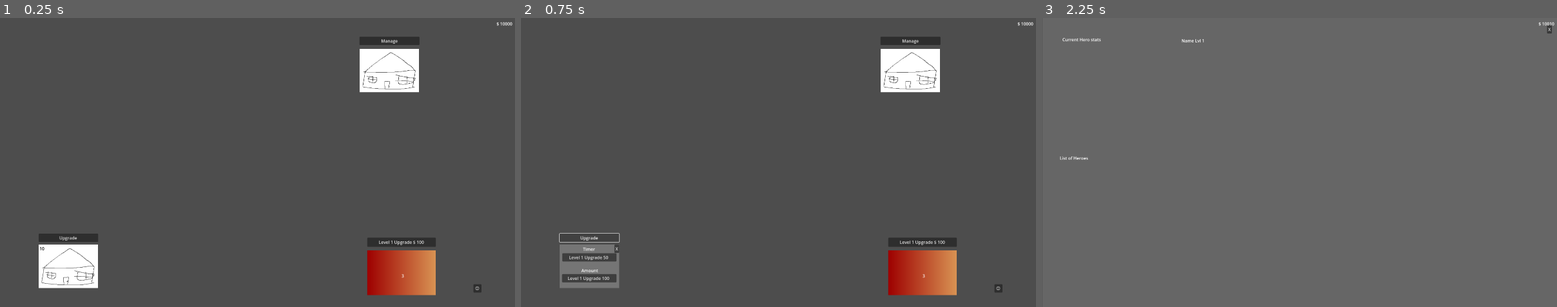
Above: before the commit, frames 1-3 (left to right).
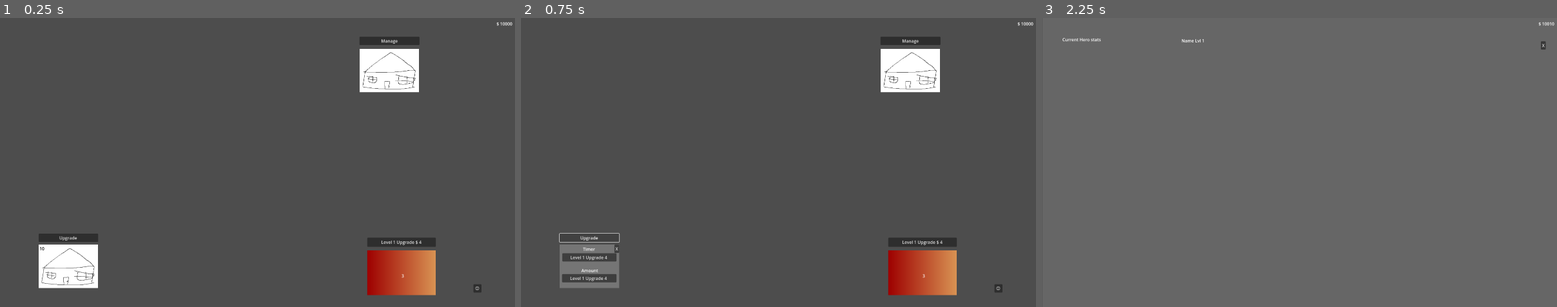
Above: after the commit, the same moments.

Repository: chaurunda/ClickerGodot
Game: Godot game, scene res://main.tscn
Same seed, same stepped clock (60 frames per second), same inputs: the game is played once before the commit and once after it.
Inputs:
- Up to frame 1 (0.25 s): no input
- Up to frame 2 (0.75 s): click "Upgrade" at 0.5 s
- Up to frame 3 (2.25 s): click "X" at 1.25 s; click "😊" at 2 s

The runs differ from the first frame. In frame 1, less than 0.1% of the frame differs, in the area x 73-83%, y 77-79%; in frame 2, 0.2%, in the area x 9-83%, y 77-92%; in frame 3, less than 0.1%.

Commit message:
feat: Update MoneyManager class to autoload and fix Farm button label update

Diff:
--- a/components/Farm/Farm.gd
+++ b/components/Farm/Farm.gd
@@ -33,4 +33,6 @@
 		updateButtonLabel()
 
 func updateButtonLabel():
+	print(farmBuilding.getCostPerLevel())
+	print(farmBuilding.buildingLevel)
 	upgradeButton.text = "Level %d Upgrade $ %d" % [farmBuilding.buildingLevel, farmBuilding.getCostPerLevel()]
--- a/components/Heroes/Heroes.tscn
+++ /dev/null
@@ -1,68 +0,0 @@
-[gd_scene load_steps=6 format=3 uid="uid://dy0q1jcldfc2u"]
-
-[ext_resource type="Script" path="res://components/Heroes/Heroes.gd" id="1_n2tcv"]
-
-[sub_resource type="Gradient" id="Gradient_ho6t5"]
-colors = PackedColorArray(0.4, 0.4, 0.4, 1, 0.4, 0.4, 0.4, 1)
-
-[sub_resource type="GradientTexture2D" id="GradientTexture2D_odenv"]
-gradient = SubResource("Gradient_ho6t5")
-
-[sub_resource type="Gradient" id="Gradient_2frg1"]
-colors = PackedColorArray(0.321728, 0.321728, 0.321728, 1, 0.321569, 0.321569, 0.321569, 1)
-
-[sub_resource type="GradientTexture2D" id="GradientTexture2D_t8mri"]
-gradient = SubResource("Gradient_2frg1")
-
-[node name="Heroes" type="Node2D"]
-script = ExtResource("1_n2tcv")
-
-[node name="Sprite2D" type="Sprite2D" parent="."]
-position = Vector2(960.499, 542.499)
-scale = Vector2(29.9844, 16.9844)
-texture = SubResource("GradientTexture2D_odenv")
-metadata/_edit_lock_ = true
-
-[node name="ListOfHeroesLabel" type="Label" parent="."]
-offset_left = 66.0
-offset_top = 512.0
-offset_right = 173.0
-offset_bottom = 535.0
-text = "List of Heroes
-"
-
-[node name="CurrentHeroStatLabel" type="Label" parent="."]
-offset_left = 76.0
-offset_top = 69.0
-offset_right = 220.0
-offset_bottom = 92.0
-text = "Current Hero stats"
-
-[node name="NameLabel" type="Label" parent="."]
-offset_left = 520.0
-offset_top = 73.0
-offset_right = 606.0
-offset_bottom = 96.0
-grow_horizontal = 2
-text = "Name Lvl 1
-"
-
-[node name="ListOfHeroZone" type="Node2D" parent="."]
-position = Vector2(64, 543)
-scale = Vector2(2.045, 2.045)
-metadata/_edit_group_ = true
-
-[node name="Sprite2D" type="Sprite2D" parent="ListOfHeroZone"]
-visible = false
-position = Vector2(251.834, 22.4939)
-scale = Vector2(7.86553, 0.691015)
-texture = SubResource("GradientTexture2D_t8mri")
-
-[node name="CloseButton" type="Button" parent="."]
-offset_left = 1883.0
-offset_top = 27.0
-offset_right = 1901.0
-offset_bottom = 58.0
-text = "X"
-
-[connection signal="pressed" from="CloseButton" to="." method="_on_close_button_pressed"]
--- a/components/Heroes/Heroes.gd
+++ b/components/HeroesScreen/HeroesScreen.gd
@@ -1,9 +1,9 @@
-extends Node2D
+extends Control
 
 @onready var listOfHeroLabel = $ListOfHeroesLabel
 @onready var nameLabel = $NameLabel
 @onready var currentHeroStatsLabel = $CurrentHeroStatLabel
-@onready var listOfHeroZone = $ListOfHeroZone
+@onready var listOfHeroZone = $MarginContainer/ListOfHeroZone
 
 @onready var heroes = HeroManager.getListOfHeroes()
 
@@ -11,19 +11,12 @@
 
 func _on_display_heroes_button_pressed():
 	self.visible = true
-	var i = 1
 
 	for hero in GameState.obtainedHeroes:
-		var node2d = Node2D.new()
 		var heroButton = preload("res://components/HeroButton/HeroButton.tscn").instantiate()
 		heroButton.currentHeroId = hero.uuid
 		heroButton.text = hero.heroName
-		var newPosition = Vector2( margin +((node2d.position.x + heroButton.get_size().x )* i ), margin +(node2d.position.y + heroButton.get_size().y + margin ))
-		heroButton.position = newPosition
-		node2d.add_child(heroButton)
-		i += 1
-		listOfHeroZone.add_child(node2d)
-
+		listOfHeroZone.add_child(heroButton)
 
 func _ready():
 	GlobalEventBus.connect("newHeroObtained", displayHeroes)
@@ -33,8 +26,7 @@
 
 func displayHeroes():
 	var listOfHeros = HeroManager.getListOfHeroes()
-	for hero in listOfHeros:
-		listOfHeroLabel.text += hero.heroName + "\n"
+	print(listOfHeros[0])
 	setCurrentHeroSelected(listOfHeros[0])
 
 func setCurrentHeroSelected(hero: Hero):
@@ -52,7 +44,6 @@
 func updateHeroStatsLabel(currentHero: Hero):
 	currentHeroStatsLabel.text = "Health: %s\nAttack: %s\nArmor: %s" % [currentHero.currentStats.health, currentHero.currentStats.attack, currentHero.currentStats.armor]
 
-
 func _on_close_button_pressed():
 	self.visible = false
 	for child in listOfHeroZone.get_children():
--- /dev/null
+++ b/components/HeroesScreen/HeroesScreen.tscn
@@ -0,0 +1,57 @@
+[gd_scene load_steps=4 format=3 uid="uid://dy0q1jcldfc2u"]
+
+[ext_resource type="Script" path="res://components/HeroesScreen/HeroesScreen.gd" id="1_n2tcv"]
+
+[sub_resource type="Gradient" id="Gradient_ho6t5"]
+colors = PackedColorArray(0.4, 0.4, 0.4, 1, 0.4, 0.4, 0.4, 1)
+
+[sub_resource type="GradientTexture2D" id="GradientTexture2D_odenv"]
+gradient = SubResource("Gradient_ho6t5")
+
+[node name="Heroes" type="Control"]
+layout_mode = 3
+anchors_preset = 0
+script = ExtResource("1_n2tcv")
+
+[node name="Sprite2D" type="Sprite2D" parent="."]
+position = Vector2(960.499, 542.499)
+scale = Vector2(29.9844, 16.9844)
+texture = SubResource("GradientTexture2D_odenv")
+metadata/_edit_lock_ = true
+
+[node name="CurrentHeroStatLabel" type="Label" parent="."]
+offset_left = 76.0
+offset_top = 69.0
+offset_right = 220.0
+offset_bottom = 92.0
+text = "Current Hero stats"
+
+[node name="NameLabel" type="Label" parent="."]
+offset_left = 520.0
+offset_top = 73.0
+offset_right = 606.0
+offset_bottom = 96.0
+grow_horizontal = 2
+text = "Name Lvl 1
+"
+
+[node name="MarginContainer" type="MarginContainer" parent="."]
+offset_right = 1920.0
+offset_bottom = 1080.0
+theme_override_constants/margin_left = 50
+theme_override_constants/margin_top = 50
+theme_override_constants/margin_right = 50
+theme_override_constants/margin_bottom = 50
+
+[node name="ListOfHeroZone" type="GridContainer" parent="MarginContainer"]
+layout_mode = 2
+size_flags_vertical = 8
+
+[node name="CloseButton" type="Button" parent="."]
+offset_left = 1860.0
+offset_top = 87.0
+offset_right = 1878.0
+offset_bottom = 118.0
+text = "X"
+
+[connection signal="pressed" from="CloseButton" to="." method="_on_close_button_pressed"]
--- a/main.tscn
+++ b/main.tscn
@@ -4,7 +4,7 @@
 [ext_resource type="PackedScene" uid="uid://dgg84yc4fwguy" path="res://components/Farm/farm.tscn" id="2_gidqr"]
 [ext_resource type="PackedScene" uid="uid://bweh7y0m744yq" path="res://components/Inn/Inn.tscn" id="3_to1qg"]
 [ext_resource type="PackedScene" uid="uid://c2k34445t2qkx" path="res://components/Tavern/tavern.tscn" id="4_dcpi4"]
-[ext_resource type="PackedScene" uid="uid://dy0q1jcldfc2u" path="res://components/Heroes/Heroes.tscn" id="5_8ge2w"]
+[ext_resource type="PackedScene" uid="uid://dy0q1jcldfc2u" path="res://components/HeroesScreen/HeroesScreen.tscn" id="5_8ge2w"]
 
 [node name="Main" type="Node2D"]
 
--- a/project.godot
+++ b/project.godot
@@ -19,7 +19,8 @@
 
 GlobalEventBus="*res://scripts/autoloads/GlobalEventBus.gd"
 GameState="*res://scripts/autoloads/GameState.gd"
-HeroManager="*res://scripts/manager/HeroManager.gd"
+HeroManager="*res://scripts/autoloads/HeroManager.gd"
+MoneyManager="*res://scripts/autoloads/MoneyManager.gd"
 
 [display]
 
--- a/scripts/Building.gd
+++ b/scripts/Building.gd
@@ -2,9 +2,9 @@
 
 var buildingLevel: int
 var buildingName: String
-var moneyManager := MoneyManager.new()
-
-
+@export var costBase = 4
+@export var growth = 1.07
+@export var productionBase = 1.67
 
 func _init(newName: String, level: int):
 	buildingLevel = level
@@ -14,14 +14,13 @@
 	var cost = getCostPerLevel()
 	var canUpgrade = GameState.currentMoney >= cost
 	if canUpgrade:
-		moneyManager.decreaseMoney(cost)
+		MoneyManager.decreaseMoney(cost)
 		buildingLevel += 1
 
 	return canUpgrade
 
 func increaseMoney(cost: int):
-	moneyManager.increaseMoney(cost)
+	MoneyManager.increaseMoney(cost)
 
 func getCostPerLevel():
-	var flo = floor(buildingLevel / 10) * (50 * floor(buildingLevel / 10)) * 10
-	return (50 * (floor((buildingLevel/10) + 1)) * (buildingLevel % 10 + 1)) + flo
+	return costBase * (growth ** buildingLevel)
--- a/scripts/Hero.gd
+++ b/scripts/Hero.gd
@@ -48,13 +48,12 @@
 	item[itemType] = null
 	computeStats()
 
-
-func getCost():
-	var flo = floor(level / 10) * (50 * floor(level / 10)) * 10
-	return (50 * (floor((level/10) + 1)) * (level % 10 + 1)) + flo
-
 func create():
 	var newStuff = Item.new("sword", 1, Stats.new(0, 10, 0))
 
 	equipItem(Item.ITEMS.WEAPON, newStuff)
 	HeroManager.setObtainedHeroes(self)
+
+func _to_string():
+	return "weapons: %d" % item[Item.ITEMS.WEAPON]
+	# return "currentStats : \nArmor : %d\nHealth : %d\nAttack : %d" % [currentStats.armor, currentStats.health, currentStats.attack]
--- a/scripts/manager/MoneyManager.gd
+++ b/scripts/autoloads/MoneyManager.gd
@@ -1,4 +1,4 @@
-class_name MoneyManager
+extends Node
 
 func increaseMoney(value: int):
 	GameState.currentMoney += value
Renamed: scripts/manager/HeroManager.gd -> scripts/autoloads/HeroManager.gd
